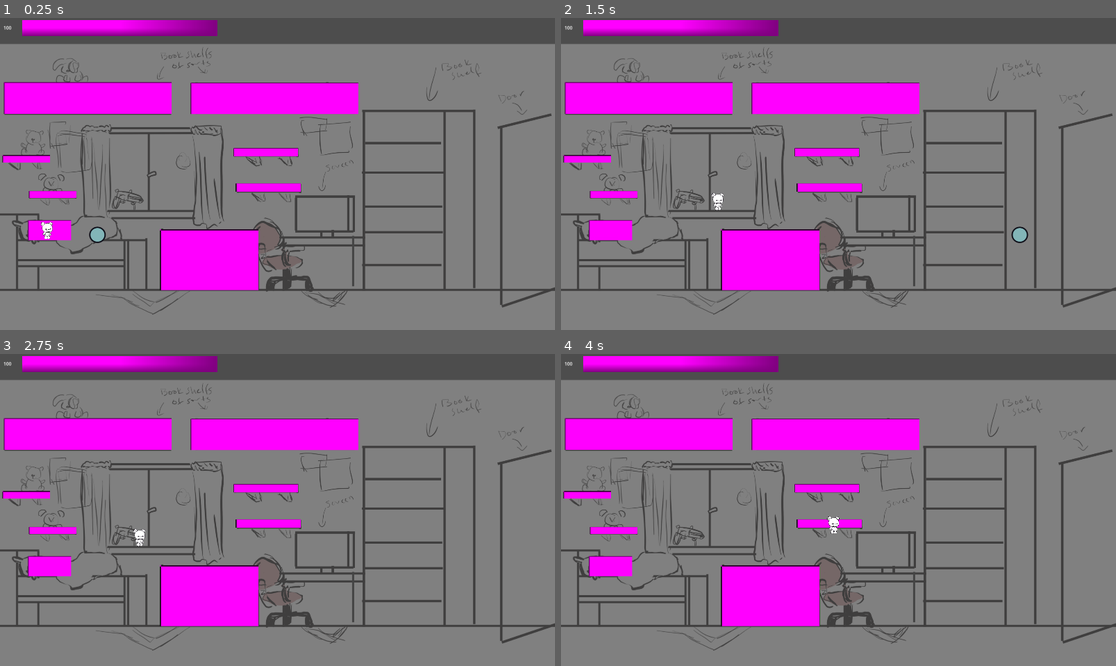
Above: before the commit, frames 1-4 (two rows, left to right).
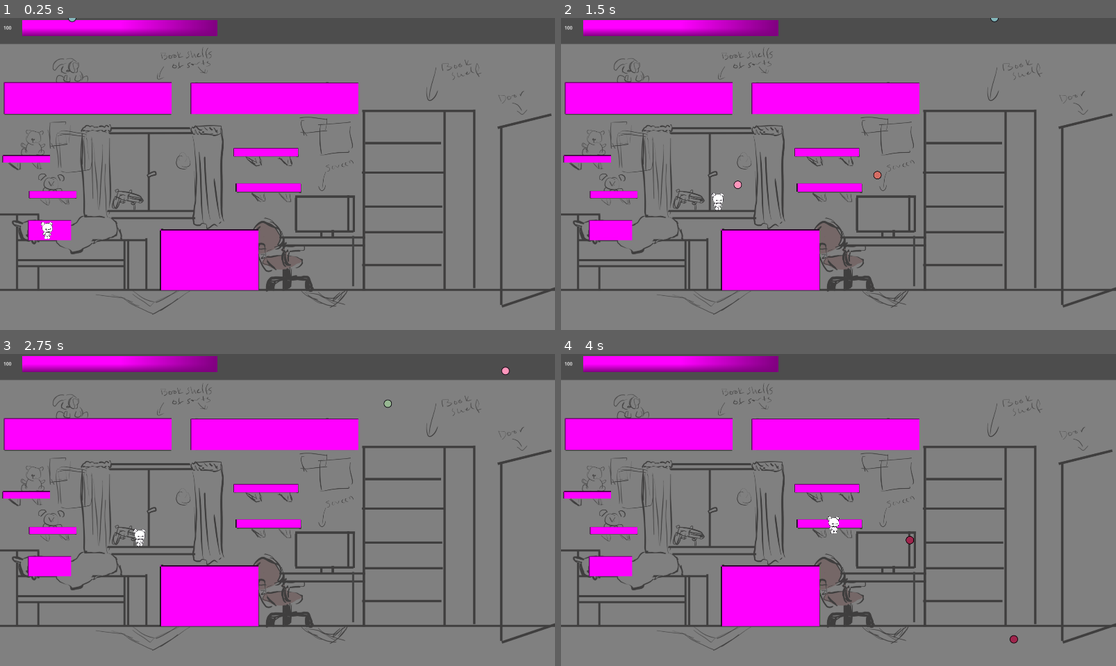
Above: after the commit, the same moments.

Repository: Karanval/CatStack
Game: Godot game, scene res://Scenes/TestScene/TestScene.tscn
Two runs of this game, one before a commit and one after it. Both use one fixed random seed, a clock stepped at 60 frames per second and the inputs below.
Inputs (mouse positions are in pixels of both pictures, inside the frame that each line leads up to):
- Up to frame 1 (0.25 s): no input
- Up to frame 2 (1.5 s): move the mouse to (960, 158) at 0.52 s; press the mouse at (960, 158) at 0.53 s; hold D (Right) from 0.53 s (still down); tap Space (Jump) at 0.77 s; move the mouse to (727, 189) at 1.27 s; release the mouse at (727, 189) at 1.28 s; click (727, 189) at 1.35 s
- Up to frame 3 (2.75 s): tap Space (Jump) at 1.52 s; move the mouse to (333, 441) at 2.02 s; release D (Right) at 2.03 s; press the mouse at (333, 441) at 2.03 s; hold A (Left) from 2.03 s (still down)
- Up to frame 4 (4 s): move the mouse to (810, 572) at 2.77 s; release A (Left) at 2.78 s; release the mouse at (810, 572) at 2.78 s; hold D (Right) from 2.78 s (still down); click (810, 572) at 2.85 s; tap Space (Jump) at 3.02, 3.77 s; move the mouse to (1005, 556) at 3.52 s; press the mouse at (1005, 556) at 3.53 s

The runs differ from the first frame. In frame 1, 0.1% of the frame differs, in the area x 12-20%, y 0-73%; in frame 2, 0.2%, in the area x 31-85%, y 0-73%; in frame 3, less than 0.1%; in frame 4, less than 0.1%.

Commit message:
Added shooting bullets to player character

Diff:
--- a/Scenes/Bullet/Bullet.gd
+++ b/Scenes/Bullet/Bullet.gd
@@ -2,6 +2,7 @@
 
 @export var DAMAGE: int
 @export var DIRECTION: Vector2
+@export var START_POSITION: Vector2
 @export var SPEED: int
 @export var CAN_HIT_OBJECTS: bool
 
@@ -10,6 +11,7 @@
 var _velocity
 
 func _ready() -> void:
+	self.position = START_POSITION
 	_velocity = DIRECTION.normalized() * SPEED
 
 func _physics_process(delta: float) -> void:
--- a/Scenes/Bullet/Bullet.tscn
+++ b/Scenes/Bullet/Bullet.tscn
@@ -2,13 +2,16 @@
 
 [ext_resource type="Script" uid="uid://4p044rbqmoti" path="res://Scenes/Bullet/Bullet.gd" id="1_jy0d1"]
 [ext_resource type="Texture2D" uid="uid://7tv5genny6ov" path="res://graphics/items/ball_gun_bullet.png" id="2_nijle"]
-[ext_resource type="Script" uid="uid://xww8dfjf0v5k" path="res://Scenes/Bullet/ColorRandomizer.gd" id="3_nyr60"]
+[ext_resource type="Script" path="res://Scenes/Bullet/ColorRandomizer.gd" id="3_nyr60"]
 
 [sub_resource type="CircleShape2D" id="CircleShape2D_6dsri"]
 radius = 30.0
 
 [node name="Bullet" type="Node2D"]
+scale = Vector2(0.5, 0.5)
 script = ExtResource("1_jy0d1")
+DAMAGE = 1
+SPEED = 1000
 
 [node name="Sprite2D" type="Sprite2D" parent="."]
 texture = ExtResource("2_nijle")
--- a/player/PlayerInput.gd
+++ b/player/PlayerInput.gd
@@ -9,10 +9,13 @@
 @onready var jump_gravity: float = (-2 * jump_height) / (jump_time_to_peak * jump_time_to_peak) * -1
 @onready var fall_gravity: float = (-2 * jump_height) / (jump_time_to_descent* jump_time_to_descent) * -1
 
+var bullet_scene = preload("res://Scenes/Bullet/Bullet.tscn")
 
 func _input(event: InputEvent) -> void:
 	if event.is_action_pressed("Jump"):
 		jump()
+	if event.is_action_pressed("Shoot"):
+		shoot()
 
 	set_collision_mask_value(6, !event.is_action_pressed("Down"))
 
@@ -31,6 +34,11 @@
 func jump():
 	velocity.y = jump_velocity
 
+func shoot():
+	var bullet = bullet_scene.instantiate()
+	bullet.DIRECTION = get_viewport().get_mouse_position() - position
+	bullet.START_POSITION = position
+	get_parent().add_child(bullet)
 
 func set_move_velocity():
 	if is_on_floor() == false:
--- a/project.godot
+++ b/project.godot
@@ -50,6 +50,11 @@
 "events": [Object(InputEventKey,"resource_local_to_scene":false,"resource_name":"","device":-1,"window_id":0,"alt_press …(192 unchanged characters)…
 ]
 }
+Shoot={
+"deadzone": 0.2,
+"events": [Object(InputEventMouseButton,"resource_local_to_scene":false,"resource_name":"","device":-1,"window_id":0,"alt_pressed":false,"shift_pressed":false,"ctrl_pressed":false,"meta_pressed":false,"button_mask":0,"position":Vector2(0, 0),"global_position":Vector2(0, 0),"factor":1.0,"button_index":1,"canceled":false,"pressed":false,"double_click":false,"script":null)
+]
+}
 
 [layer_names]
 
